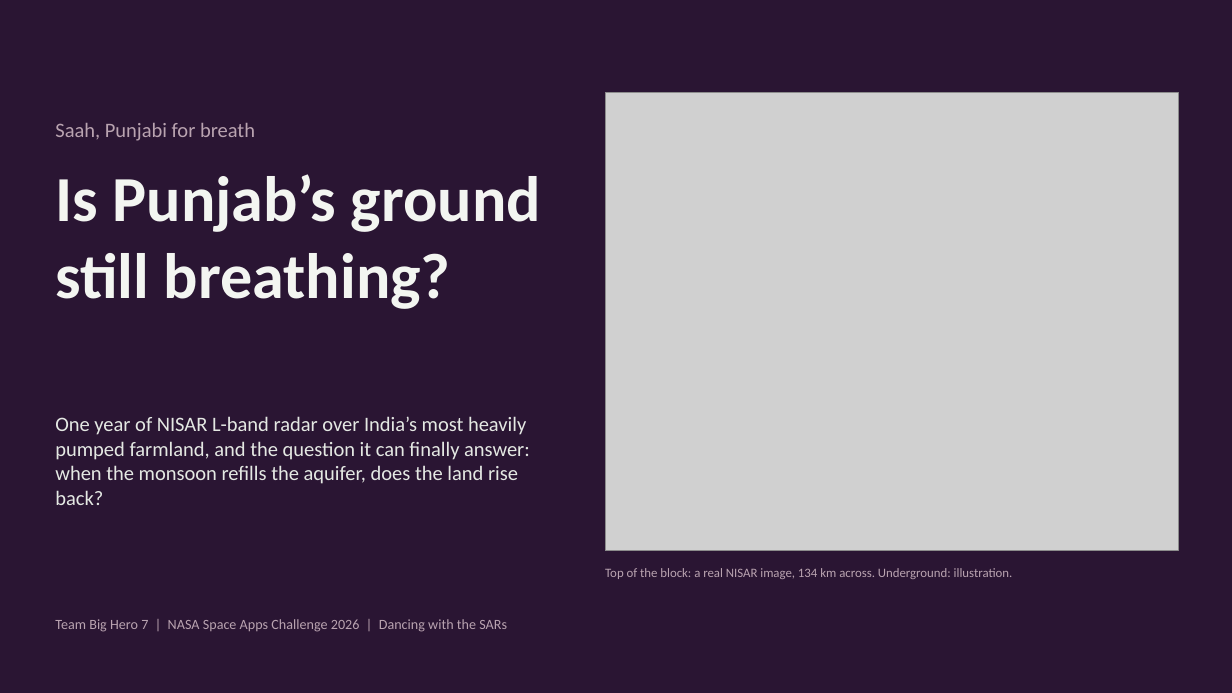
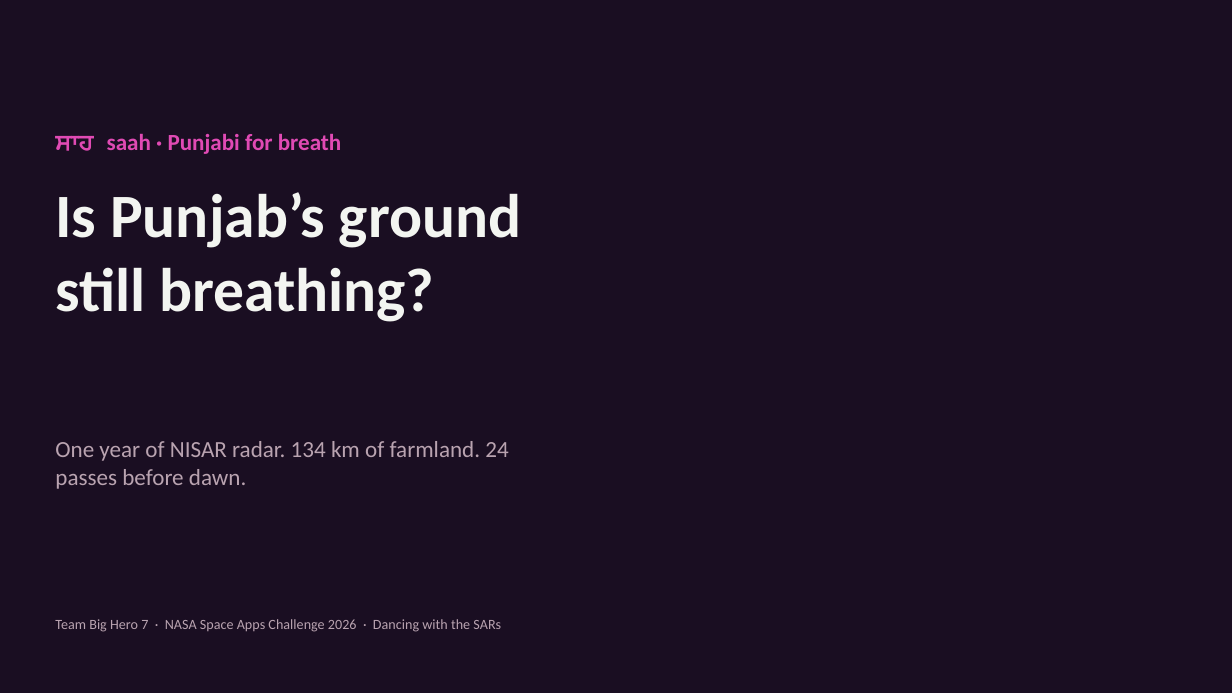
Before and after one commit to SoulBreaker9/Big-Hero-7, a slide deck: slide 1 of deck/Saah-SpaceApps-2026.pptx. Drawn at 1232x693 pixels with LibreOffice and Linux fonts; fonts in the diff are those of the drawing; grey boxes stand for pictures; background and template pictures are left out. Boxes give left, top, right and bottom in pixels: in the first picture for what was removed or moved away, otherwise in the second. Text is boxed around its words. In the diff, an @@ line names an element or a change of style, - is before the commit and + after.

```diff
--- a/deck/Saah-SpaceApps-2026.pptx
+++ b/deck/Saah-SpaceApps-2026.pptx
@@ background #2A1533 to picture (left out) @@
@@ picture removed at [605, 92, 1178, 551] @@
@@ text at [55, 134, 341, 154]: text changed; size 16 to 18 pt; text colour #B9A3B0 to #E04AB4; bold on @@
-Saah, Punjabi for breath
+ਸਾਹ saah · Punjabi for breath
@@ text "Is Punjab’s ground still breathing?": place and size @@
-text "Is Punjab’s ground still breathing?" at [55, 174, 541, 309]
+text "Is Punjab’s ground still breathing?" at [55, 192, 521, 322]
@@ text "Is Punjab’s ground still breathing?" at [55, 192, 521, 322]: size 50 to 48 pt @@
@@ text at [55, 441, 508, 489]: text changed; size 16 to 18 pt; text colour #E4E8E3 to #B9A3B0 @@
-One year of NISAR L-band radar over India’s most heavily pumped farmland, and the question it can finally answer: when the monsoon refills the aquifer, does the land rise back?
+One year of NISAR radar. 134 km of farmland. 24 passes before dawn.
@@ text removed at [605, 568, 1013, 579] @@
-Top of the block: a real NISAR image, 134 km across. Underground: illustration.
@@ text at [55, 619, 501, 632]: text changed @@
-Team Big Hero 7 | NASA Space Apps Challenge 2026 | Dancing with the SARs
+Team Big Hero 7 · NASA Space Apps Challenge 2026 · Dancing with the SARs
```
Also in this commit, not shown: 2 other slides changed, 4 slides added, 4 slides removed, 27 other files.
